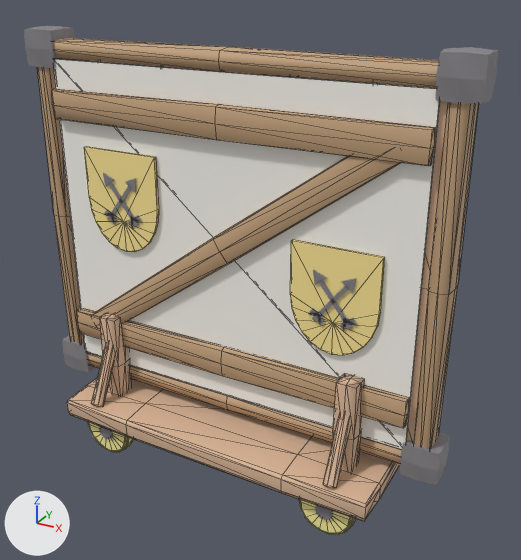
The glTF model assets/meshes/TargetBoard.glb, before and after one commit.
Before and after are seen from a 50 mm lens placed at (5.91, -9.8, 8.83), pointed at (0.42, 0.18, 3.85). Every picture has the same lights, and +X, +Y and +Z are marked at lower left. The first picture is the older version. Mesh edges are drawn as thin lines on the coarser meshes.

Before the edit, the objects in view are built like this:
```python
mat_frame = principled_material('Frame')
mat_frame.base_color = (0.549, 0.361, 0.204)  # brown #c4a27d
mat_frame.roughness = 0.6
mat_paint = principled_material('Paint')
mat_paint.base_color = (0.961, 0.941, 0.882)  # white #fbf8f1
mat_paint.roughness = 0.6
mat_wood = principled_material('Wood')
mat_wood.base_color = (0.706, 0.471, 0.314)  # beige #dbb798
mat_wood.roughness = 0.6
me_frame = bpy.data.meshes.new('Frame')
me_frame.from_pydata(...)  # 182 vertices, 336 faces; spans x -3.78..3.78, y -0.47..0.23, z 1.32..7.68
me_frame.materials.append(mat_frame)  # brown #c4a27d
me_iron = bpy.data.meshes.new('Iron')
me_iron.from_pydata(...)  # 492 vertices, 880 faces; spans x -3.95..3.95, y -1.07..0.95, z 0.4..7.85
me_iron.materials.append(mat_iron)  # grey #858387
me_paint = bpy.data.meshes.new('Paint')
me_paint.from_pydata(...)  # 40 vertices, 72 faces; spans x -3.34..3.34, y -0.3..0.26, z 1.66..7.34
me_paint.materials.append(mat_paint)  # white #fbf8f1
me_wood = bpy.data.meshes.new('Wood')
me_wood.from_pydata(...)  # 222 vertices, 412 faces; spans x -3.56..3.56, y -1.25..1.25, z 0.73..7.5
me_wood.materials.append(mat_wood)  # beige #dbb798
ob_frame = bpy.data.objects.new('Frame', me_frame)
ob_frame.location = (0.0, 0.0, 0.0)
ob_iron = bpy.data.objects.new('Iron', me_iron)
ob_iron.location = (0.0, 0.0, 0.0)
ob_paint = bpy.data.objects.new('Paint', me_paint)
ob_paint.location = (0.0, 0.0, 0.0)
ob_wood = bpy.data.objects.new('Wood', me_wood)
ob_wood.location = (0.0, 0.0, 0.0)
# also in view: 'Crest' at (0.0, -0.34, 4.5); 'Wheels' at (0.0, -0.13, 0.55)
```
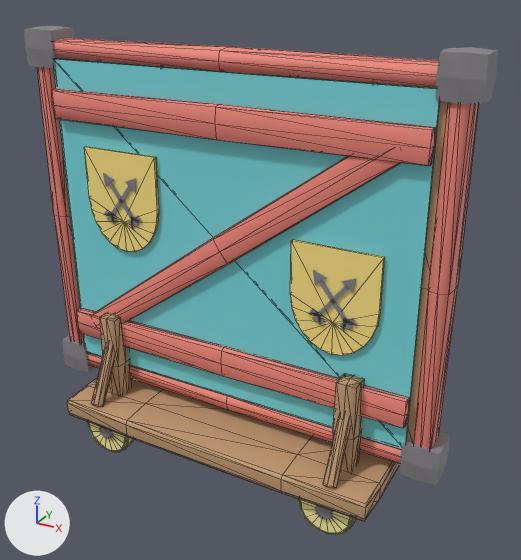
Location of each change, (x1, y1, x2, y2) in pixels of the pictures (521 x 560 px):
'Paint', recoloured (white to cyan): (54, 59, 440, 449) in both
'Frame', recoloured (brown to pink): (37, 38, 478, 464) in both
'Wood', recoloured: (52, 58, 448, 521) in both

Edits to the bpy script that builds the scene:
```text
Change mat_wood:
    mat_wood.base_color: (0.706, 0.471, 0.314) -> (0.549, 0.329, 0.173)  # beige #dbb798 -> brown #c49b73
Change mat_frame:
    mat_frame.base_color: (0.549, 0.361, 0.204) -> (0.871, 0.243, 0.196)  # brown #c4a27d -> pink #f0877a
Change mat_paint:
    mat_paint.base_color: (0.961, 0.941, 0.882) -> (0.188, 0.698, 0.745)  # white #fbf8f1 -> cyan #78dae0
```
